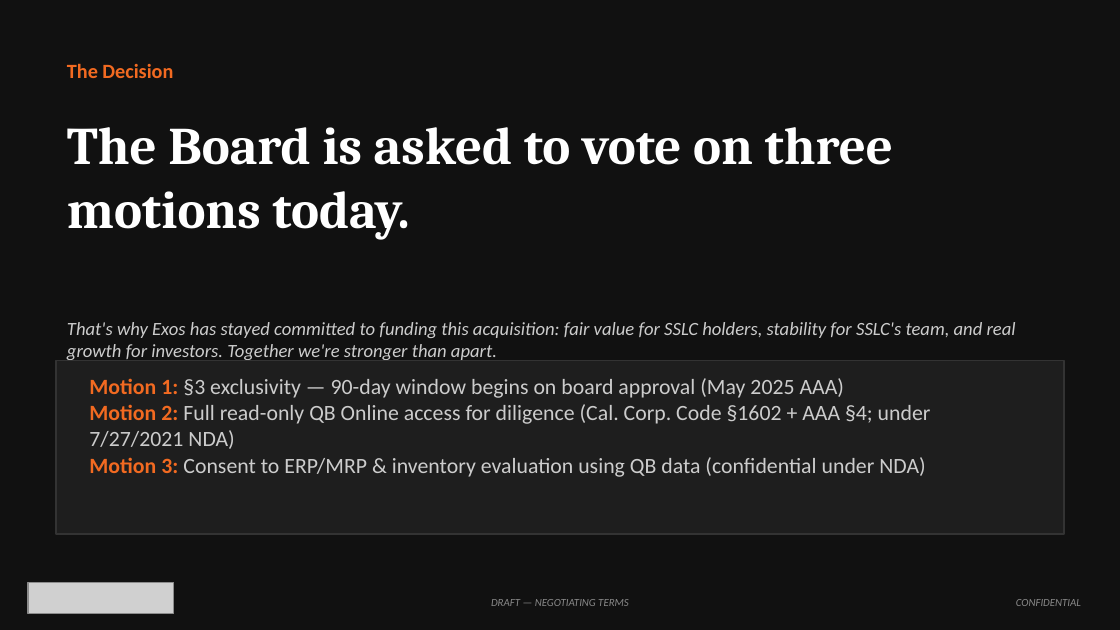
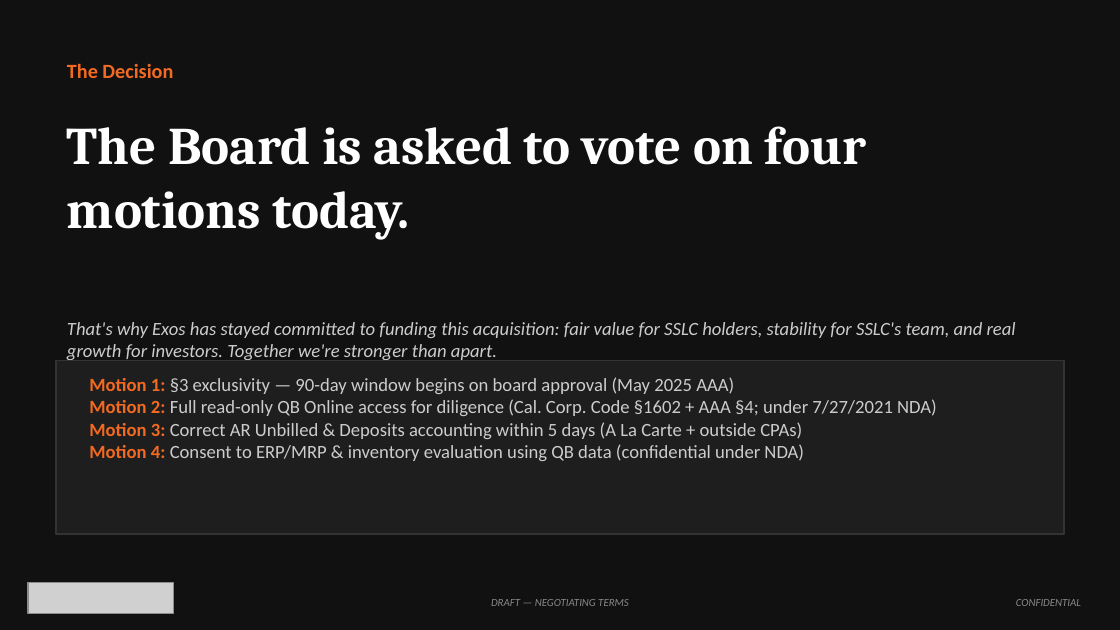
Before and after one commit to ExosAerospace/workspace, a slide deck: slide 2 of drafts/Exos_SSLC_Board_Offer_Overview_2026-10-10_r2.pptx. Drawn at 1120x630 pixels with LibreOffice and Linux fonts; fonts in the diff are those of the drawing; grey boxes stand for pictures. Boxes give left, top, right and bottom in pixels: in the first picture for what was removed or moved away, otherwise in the second. Text is boxed around its words. In the diff, an @@ line names an element or a change of style, - is before the commit and + after.

```diff
--- a/drafts/Exos_SSLC_Board_Offer_Overview_2026-10-10_r2.pptx
+++ b/drafts/Exos_SSLC_Board_Offer_Overview_2026-10-10_r2.pptx
@@ text at bbox=[67, 126, 867, 240]: text changed @@
-The Board is asked to vote on three motions today.
+The Board is asked to vote on four motions today.
@@ text at bbox=[89, 377, 937, 461]: text changed; size 14 to 12 pt @@
-Motion 1: §3 exclusivity — 90-day window begins on board approval (May 2025 AAA)
-Motion 2: Full read-only QB Online access for diligence (Cal. Corp. Code §1602 + AAA §4; under 7/27/2021 NDA)
-Motion 3: Consent to ERP/MRP & inventory evaluation using QB data (confidential under NDA)
+Motion 1: §3 exclusivity — 90-day window begins on board approval (May 2025 AAA)
+Motion 2: Full read-only QB Online access for diligence (Cal. Corp. Code §1602 + AAA §4; under 7/27/2021 NDA)
+Motion 3: Correct AR Unbilled & Deposits accounting within 5 days (A La Carte + outside CPAs)
+Motion 4: Consent to ERP/MRP & inventory evaluation using QB data (confidential under NDA)
```
Also in this commit, not shown: 2 other slides changed, 4 other files.
